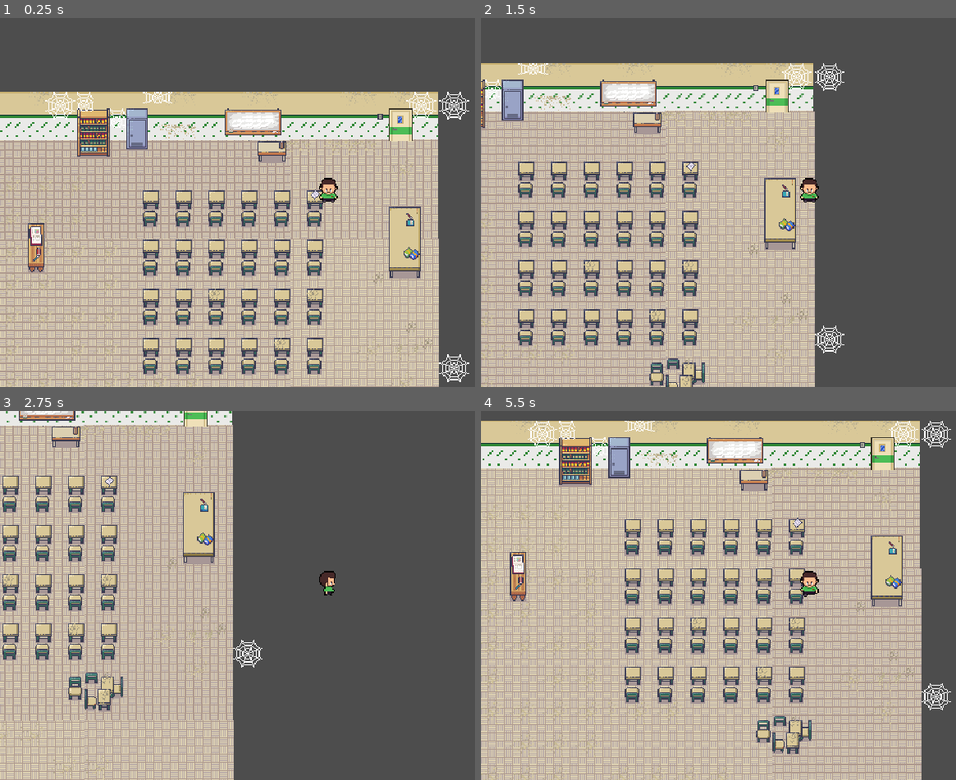
Above: before the commit, frames 1-4 (two rows, left to right).
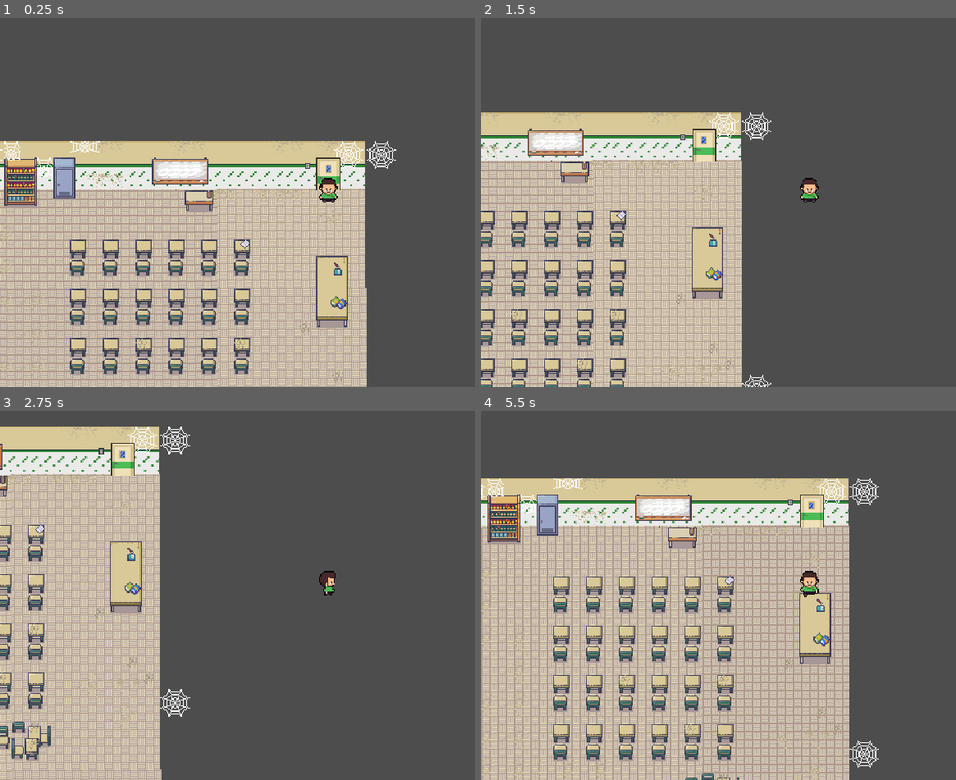
Above: after the commit, the same moments.

Repository: 1sad0ra/OpalaGames
Game: Godot game, scene res://cenas/teste/sala_tutorial.tscn
Two runs of this game, one before a commit and one after it. Both use one fixed random seed, a clock stepped at 60 frames per second and the inputs below. This scene is started directly instead of the project's main scene.
Inputs:
- Up to frame 1 (0.25 s): no input
- Up to frame 2 (1.5 s): tap Enter (ui_accept) at 0.5, 0.77 s; hold D (direita) 0.53-1.28 s; tap E (interact) at 0.6, 1.35 s; hold S (baixo) from 1.28 s (still down)
- Up to frame 3 (2.75 s): tap Enter (ui_accept) at 1.52 s; release S (baixo) at 2.03 s; hold D (direita) from 2.03 s (still down); tap E (interact) at 2.1 s
- Up to frame 4 (5.5 s): release D (direita) at 2.78 s; hold W (cima) 2.78-3.53 s; tap E (interact) every 0.75 s from 2.85 to 5.1 s; tap Enter (ui_accept) at 3.02, 3.77, 4.52 s; hold A (esquerda) 3.53-5.03 s; tap Space (cancelar) at 4.15 s; hold S (baixo) from 5.03 s (still down)

The runs differ from the first frame. In frame 1, 58% of the frame differs, in the area x 0-99%, y 20-100%; in frame 2, 50%; in frame 3, 40%; in frame 4, 68%, in the area x 0-99%, y 2-100%.

Commit message:
add_enigma1
agr as pistas tem uma código base para seguirmos

Diff:
--- a/new-game-project/cenas/enigmas/enigma_1.gd
+++ b/new-game-project/cenas/enigmas/enigma_1.gd
@@ -1,5 +1,4 @@
 extends Area2D
-
 
 @export var paper_texture: Texture2D
 @export var paper_text: String
@@ -7,13 +6,13 @@
 @onready var papel: CanvasLayer = get_parent().get_node("ui_papel")
 
 
-#signal paper_interacted(texture: Texture2D, text: String)
-
 var player_near = false
 
 func _on_body_entered(body):
-	if body.name == "Player":
+
+	if body.name == "player":
 		player_near = true
+		print("vdd")
 
 func _process(_delta):
 	if player_near and Input.is_action_just_pressed("interact"):
@@ -22,4 +21,5 @@
 	elif player_near and Input.is_action_just_pressed("cancelar"):
 		papel.fechar()
 
-		#emit_signal("paper_interacted", paper_texture, paper_text)
+
+	#
--- a/new-game-project/cenas/enigmas/enigma_1.tscn
+++ b/new-game-project/cenas/enigmas/enigma_1.tscn
@@ -1,24 +1,21 @@
-[gd_scene load_steps=4 format=3 uid="uid://dr7atauogip8q"]
+[gd_scene load_steps=4 format=3 uid="uid://be6ui16d1pi1k"]
 
-[ext_resource type="Script" uid="uid://b80subrig2po4" path="res://enigma_1.gd" id="1_iiwa1"]
+[ext_resource type="Script" uid="uid://v0llbgqyagqs" path="res://cenas/enigmas/enigma_1.gd" id="1_iiwa1"]
 [ext_resource type="Texture2D" uid="uid://qi37doolpk7h" path="res://assets/Mapa/tilesetok01.png" id="2_6fe17"]
 
-[sub_resource type="CircleShape2D" id="CircleShape2D_2rahx"]
-radius = 13.0
+[sub_resource type="CircleShape2D" id="CircleShape2D_6fe17"]
+radius = 15.2971
 
 [node name="enigma1" type="Area2D"]
 script = ExtResource("1_iiwa1")
 
 [node name="Sprite2D" type="Sprite2D" parent="."]
 texture_filter = 1
-position = Vector2(2, -5)
-scale = Vector2(0.90625, 1)
 texture = ExtResource("2_6fe17")
 region_enabled = true
-region_rect = Rect2(178, 175, 16, 17)
+region_rect = Rect2(177.426, 176.876, 14.7674, 14.5828)
 
 [node name="CollisionShape2D" type="CollisionShape2D" parent="."]
-position = Vector2(0, -5)
-shape = SubResource("CircleShape2D_2rahx")
+shape = SubResource("CircleShape2D_6fe17")
 
 [connection signal="body_entered" from="." to="." method="_on_body_entered"]
--- a/new-game-project/cenas/enigmas/ui_papel.gd
+++ b/new-game-project/cenas/enigmas/ui_papel.gd
@@ -1,17 +1,13 @@
 extends CanvasLayer
-
-
 
 @onready var imagem: TextureRect = $Imagem
 @onready var texto: Label = $Texto
 
 @export var paper_texture : Texture2D
 
-
 func _ready() -> void:
-
+	print("visivel")
 	visible = false
-
 
 func show_paper(texture: Texture2D, text: String):
 
--- a/new-game-project/cenas/enigmas/ui_papel.tscn
+++ b/new-game-project/cenas/enigmas/ui_papel.tscn
@@ -1,23 +1,26 @@
-[gd_scene load_steps=3 format=3 uid="uid://cwlmnjwtvwd84"]
+[gd_scene load_steps=3 format=3 uid="uid://c2jeogadomjoo"]
 
-[ext_resource type="Script" uid="uid://bnetlvuv1wkd5" path="res://ui_papel.gd" id="1_wk4ve"]
+[ext_resource type="Script" uid="uid://bw3equs7yjro1" path="res://cenas/enigmas/ui_papel.gd" id="1_pjep5"]
 [ext_resource type="Texture2D" uid="uid://dwvnfophqajy2" path="res://assets/Personagens/Paloma/new_atlas_texture.tres" id="2_pjep5"]
 
 [node name="ui_papel" type="CanvasLayer"]
-script = ExtResource("1_wk4ve")
-ppaper_texture = ExtResource("2_pjep5")
+script = ExtResource("1_pjep5")
+paper_texture = ExtResource("2_pjep5")
 
 [node name="Panel" type="Panel" parent="."]
-offset_right = 640.0
-offset_bottom = 369.0
+offset_right = 40.0
+offset_bottom = 40.0
+scale = Vector2(16, 9.05556)
 
 [node name="Imagem" type="TextureRect" parent="."]
-offset_left = 340.0
-offset_top = 109.0
-offset_right = 416.0
-offset_bottom = 186.0
+texture_filter = 1
+offset_left = 288.0
+offset_top = 136.0
+offset_right = 402.0
+offset_bottom = 255.0
+texture = ExtResource("2_pjep5")
 stretch_mode = 4
 
-[node name="texto" type="Label" parent="."]
+[node name="Texto" type="Label" parent="."]
 offset_right = 40.0
 offset_bottom = 23.0
--- a/new-game-project/cenas/teste/sala_tutorial.tscn
+++ b/new-game-project/cenas/teste/sala_tutorial.tscn
@@ -83,14 +83,14 @@
 destino = "res://cenas/teste/world.tscn"
 
 [node name="player" parent="." instance=ExtResource("2_7qx2m")]
-position = Vector2(469, 108)
+position = Vector2(540, 60)
 
 [node name="pause_menu" parent="." instance=ExtResource("4_o085d")]
 visible = false
 
 [node name="fase1" type="Node2D" parent="."]
 
+[node name="ui_papel" parent="fase1" instance=ExtResource("6_tfqeb")]
+
 [node name="enigma1" parent="fase1" instance=ExtResource("5_aicvf")]
-position = Vector2(456, 105)
-
-[node name="ui_papel" parent="fase1" instance=ExtResource("6_tfqeb")]
+position = Vector2(460, 100)
--- a/new-game-project/enigma_1.gd
+++ /dev/null
@@ -1,23 +0,0 @@
-extends Area2D
-@export var paper_texture: Texture2D
-@export var paper_text: String
-
-@onready var papel: CanvasLayer = get_parent().get_node("ui_papel")
-
-
-#signal paper_interacted(texture: Texture2D, text: String)
-
-var player_near = false
-
-func _on_body_entered(body):
-	if body.name == "Player":
-		player_near = true
-
-func _process(_delta):
-	if player_near and Input.is_action_just_pressed("interact"):
-		papel.show_paper(paper_texture, paper_text)
-
-	elif player_near and Input.is_action_just_pressed("cancelar"):
-		papel.fechar()
-
-		#emit_signal("paper_interacted", paper_texture, paper_text)
--- a/new-game-project/ui_papel.gd
+++ /dev/null
@@ -1,24 +0,0 @@
-extends CanvasLayer
-
-
-@onready var imagem: TextureRect = $Imagem
-@onready var texto: Label = $texto
-
-@export var ppaper_texture : Texture2D
-
-
-func _ready() -> void:
-
-	visible = false
-
-
-func show_paper(texture: Texture2D, text: String):
-
-	var Imagem = preload("res://assets/Personagens/Paloma/new_atlas_texture.tres")
-
-	visible = true
-	imagem.texture = Imagem
-	texto.text = text
-
-func fechar():
-	visible = false
Not shown, changed: new-game-project/cenas/enigmas/enigma_1.gd.uid
Not shown, changed: new-game-project/cenas/enigmas/ui_papel.gd.uid
Not shown: 1 places in new-game-project/cenas/teste/sala_tutorial.tscn that only renumber resources
Not shown, removed: new-game-project/enigma_1.gd.uid
Empty file removed: new-game-project/new_script.gd
Not shown, added: new-game-project/new_script.gd.uid
Not shown, removed: new-game-project/ui_papel.gd.uid
